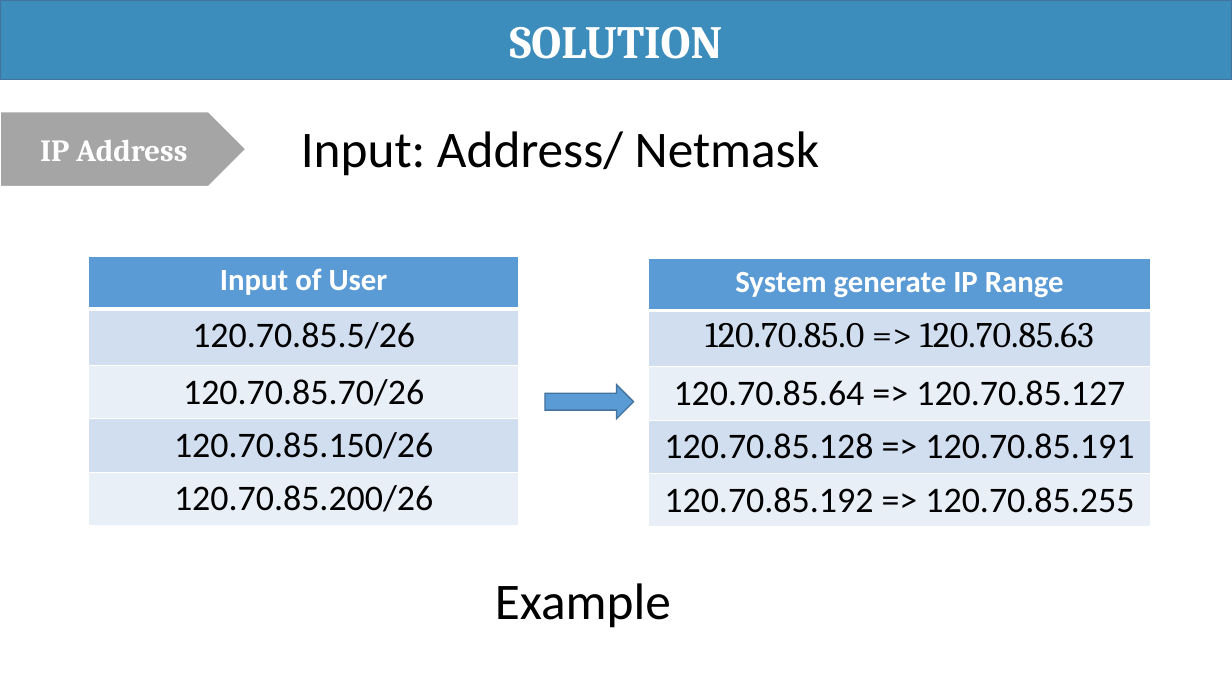
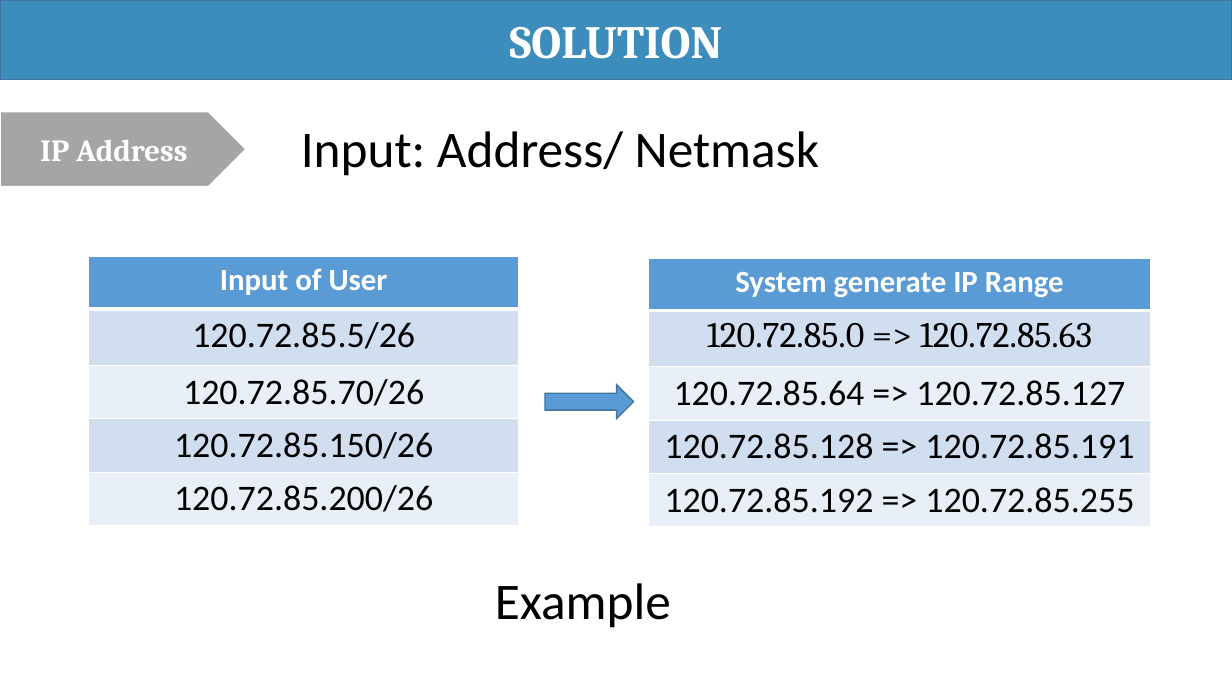
Before and after one commit to haltt051093/IMS-datacenter, a slide deck: slide 20 of Document/Presentation/IMS_20160418_Presentation.pptx. Drawn at 1232x693 pixels with LibreOffice and Linux fonts; fonts in the diff are those of the drawing. Boxes give left, top, right and bottom in pixels: in the first picture for what was removed or moved away, otherwise in the second. Text is boxed around its words. In the diff, an @@ line names an element or a change of style, - is before the commit and + after.

Commit message:
Update Presentation

```diff
--- a/Document/Presentation/IMS_20160418_Presentation.pptx
+++ b/Document/Presentation/IMS_20160418_Presentation.pptx
@@ table at [89, 257, 519, 525] @@
-row 2, column 1: 120.70.85.5/26
+row 2, column 1: 120.72.85.5/26
-row 3, column 1: 120.70.85.70/26
+row 3, column 1: 120.72.85.70/26
-row 4, column 1: 120.70.85.150/26
+row 4, column 1: 120.72.85.150/26
-row 5, column 1: 120.70.85.200/26
+row 5, column 1: 120.72.85.200/26
@@ table at [649, 259, 1151, 524] @@
-row 2, column 1: 120.70.85.0 => 120.70.85.63
+row 2, column 1: 120.72.85.0 => 120.72.85.63
-row 3, column 1: 120.70.85.64 => 120.70.85.127
+row 3, column 1: 120.72.85.64 => 120.72.85.127
-row 4, column 1: 120.70.85.128 => 120.70.85.191
+row 4, column 1: 120.72.85.128 => 120.72.85.191
-row 5, column 1: 120.70.85.192 => 120.70.85.255
+row 5, column 1: 120.72.85.192 => 120.72.85.255
```
Also in this commit, not shown: 1 other slide changed.
